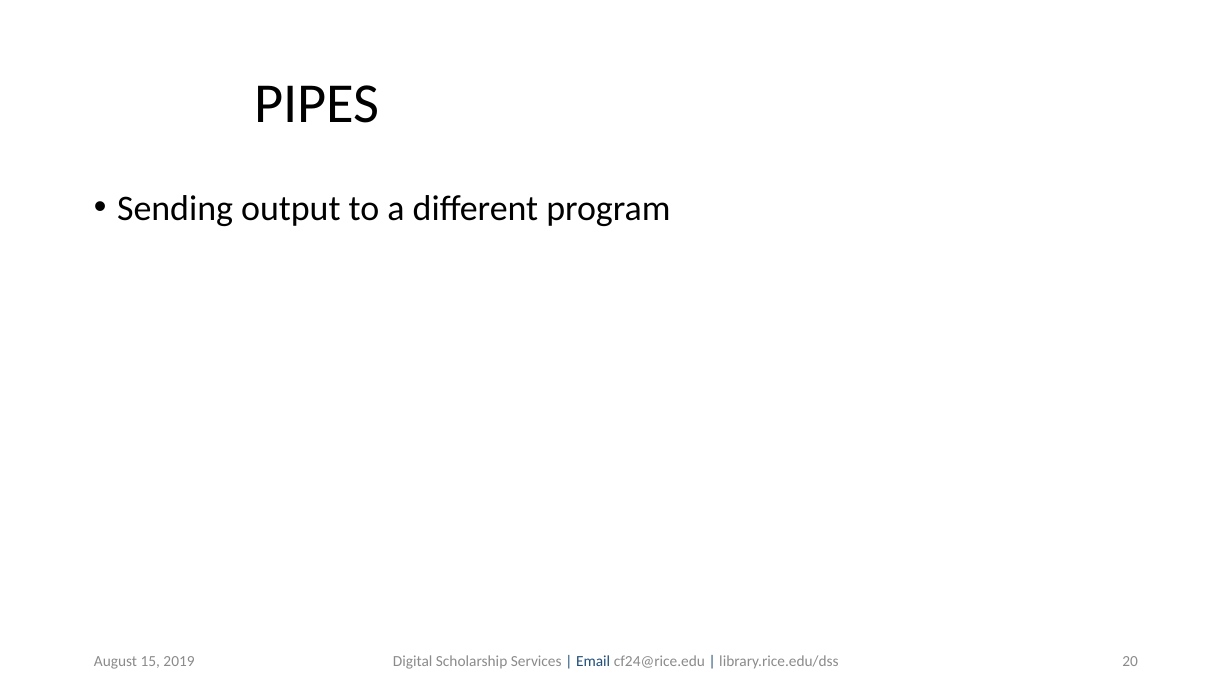
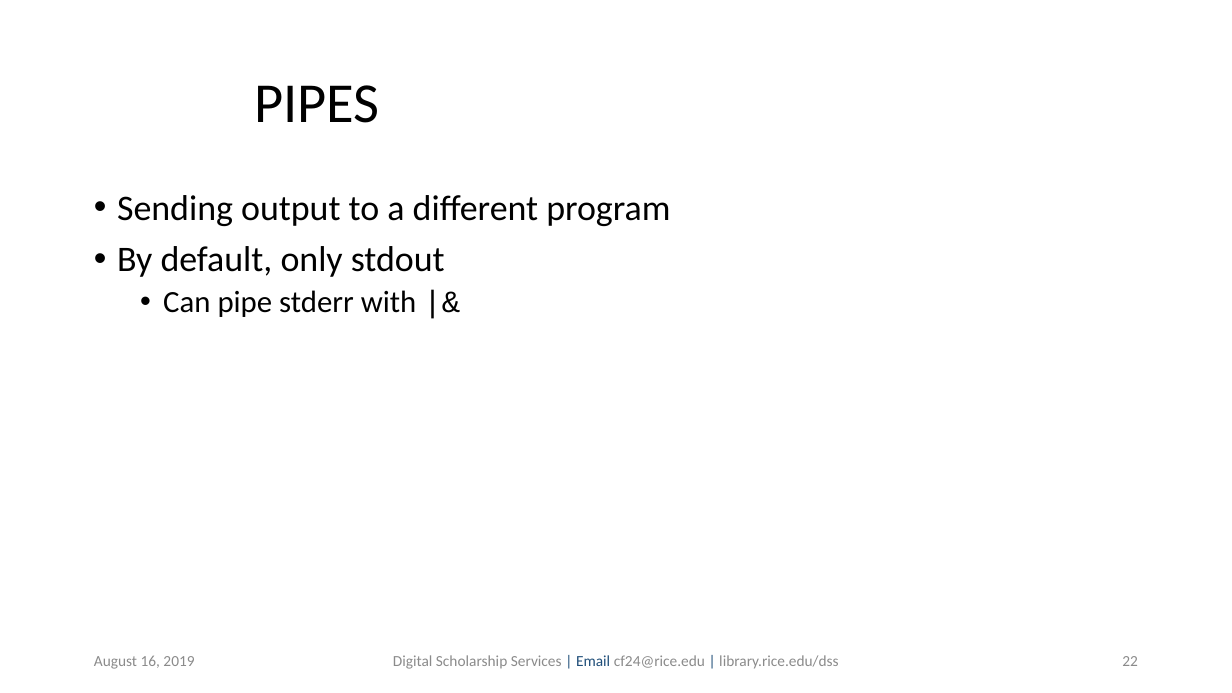
Before and after one commit to bakitybacon/rice-data-and-donuts, a slide deck: slide 22 of bash/Introduction to Bash.pptx (slide 20 before the commit). Drawn at 1232x693 pixels with LibreOffice and Linux fonts; fonts in the diff are those of the drawing; background and template pictures are left out. Boxes give left, top, right and bottom in pixels: in the first picture for what was removed or moved away, otherwise in the second. Text is boxed around its words. In the diff, an @@ line names an element or a change of style, - is before the commit and + after.

```diff
--- a/bash/Introduction to Bash.pptx
+++ b/bash/Introduction to Bash.pptx
@@ text at [117,246,445,317]: paragraphs added @@
+• By default, only stdout
+  • Can pipe stderr with |&
@@ text at [94,655,194,669]: text changed @@
-August 15, 2019
+August 16, 2019
@@ page number at [1122,656,1138,666]: text changed @@
-20
+22
```
Also in this commit, not shown: 42 other slides changed, 1 slide added.
